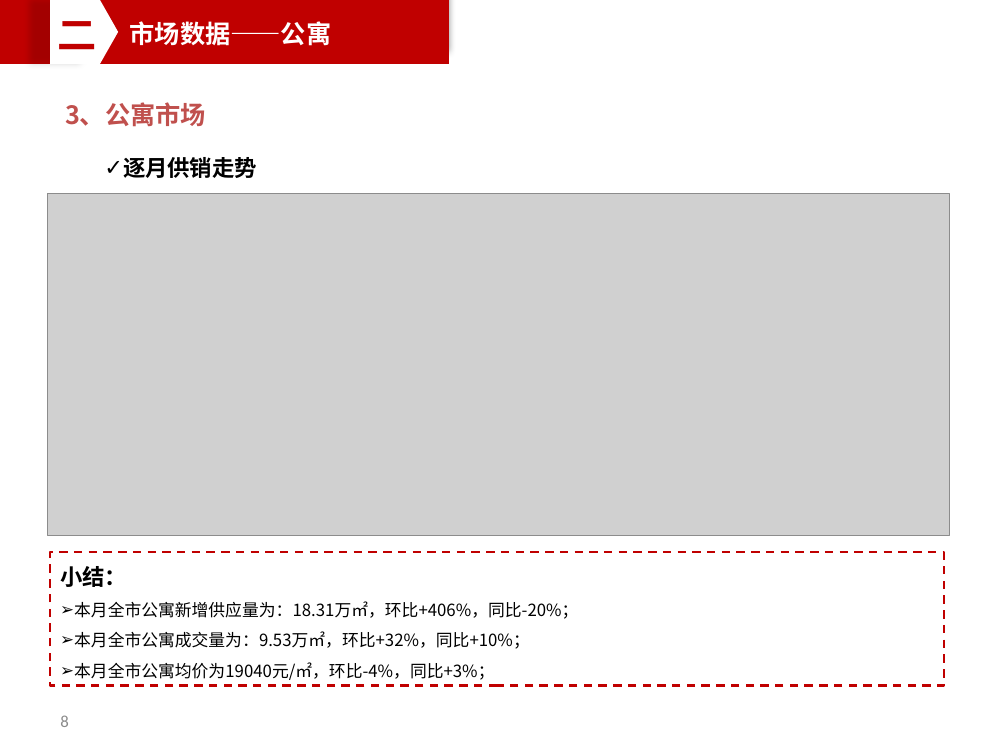
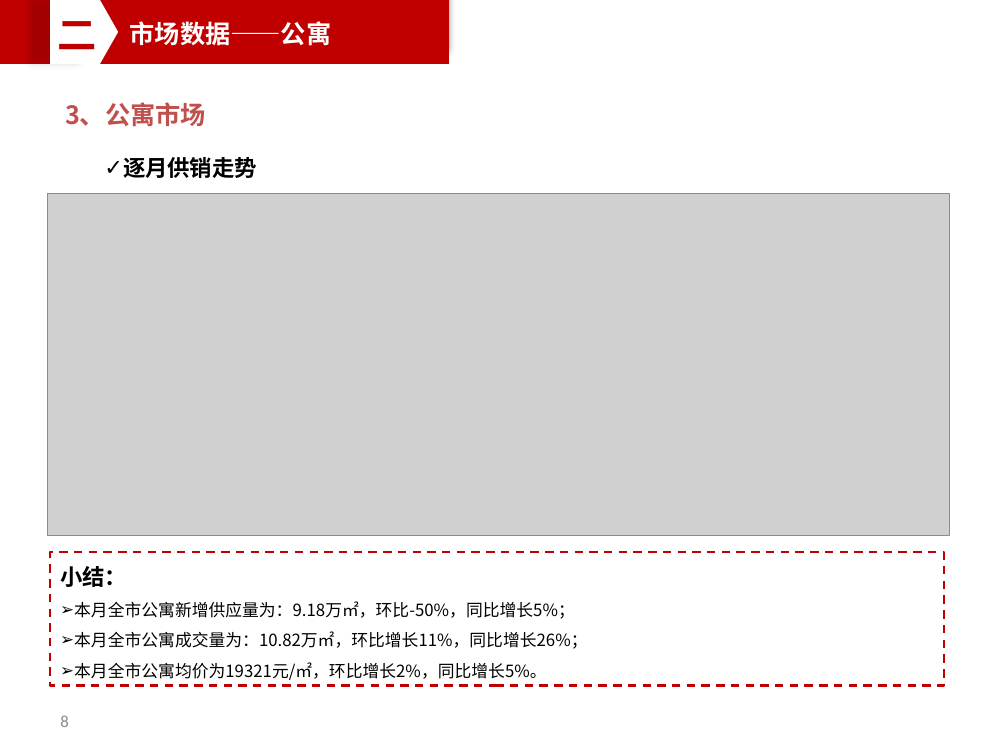
Before and after one commit to PengZiqiao/monthly_report, a slide deck: slide 8 of 南京中海2018年4月月报.pptx. Drawn at 1008x756 pixels with LibreOffice and Linux fonts; fonts in the diff are those of the drawing; grey boxes stand for pictures. Boxes give left, top, right and bottom in pixels: in the first picture for what was removed or moved away, otherwise in the second. Text is boxed around its words. In the diff, an @@ line names an element or a change of style, - is before the commit and + after.

```diff
--- a/南京中海2018年4月月报.pptx
+++ b/南京中海2018年4月月报.pptx
@@ text in rectangle at [74, 601, 587, 680]: text changed @@
-➢ 本月全市公寓新增供应量为：18.31万㎡，环比+406%，同比-20%；
-➢ 本月全市公寓成交量为：9.53万㎡，环比+32%，同比+10%；
-➢ 本月全市公寓均价为19040元/㎡，环比-4%，同比+3%；
+➢ 本月全市公寓新增供应量为：9.18万㎡，环比-50%，同比增长5%；
+➢ 本月全市公寓成交量为：10.82万㎡，环比增长11%，同比增长26%；
+➢ 本月全市公寓均价为19321元/㎡，环比增长2%，同比增长5%。
```
Also in this commit, not shown: 16 other slides changed, 1 slide added, 2 other files.
